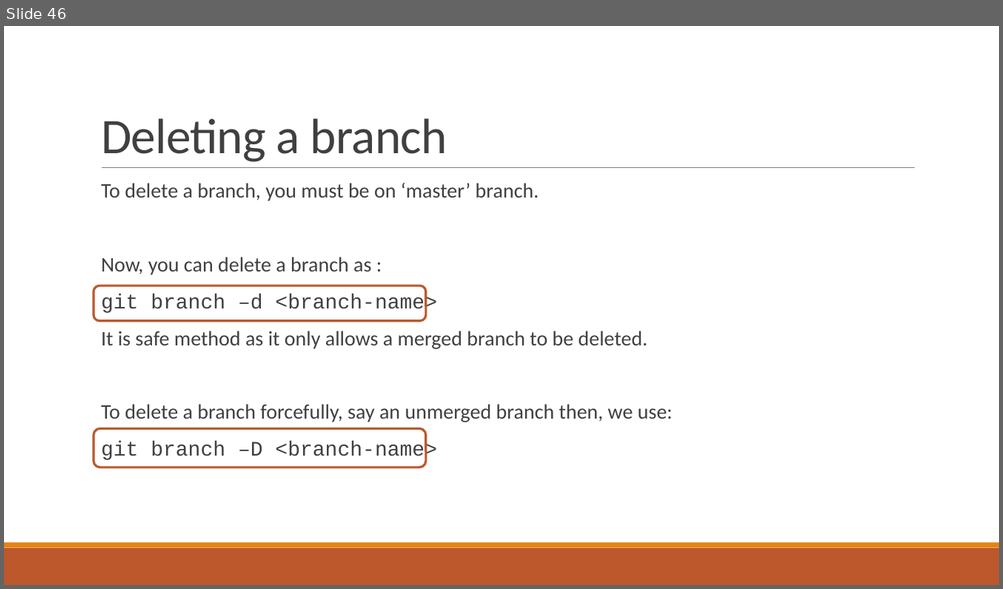
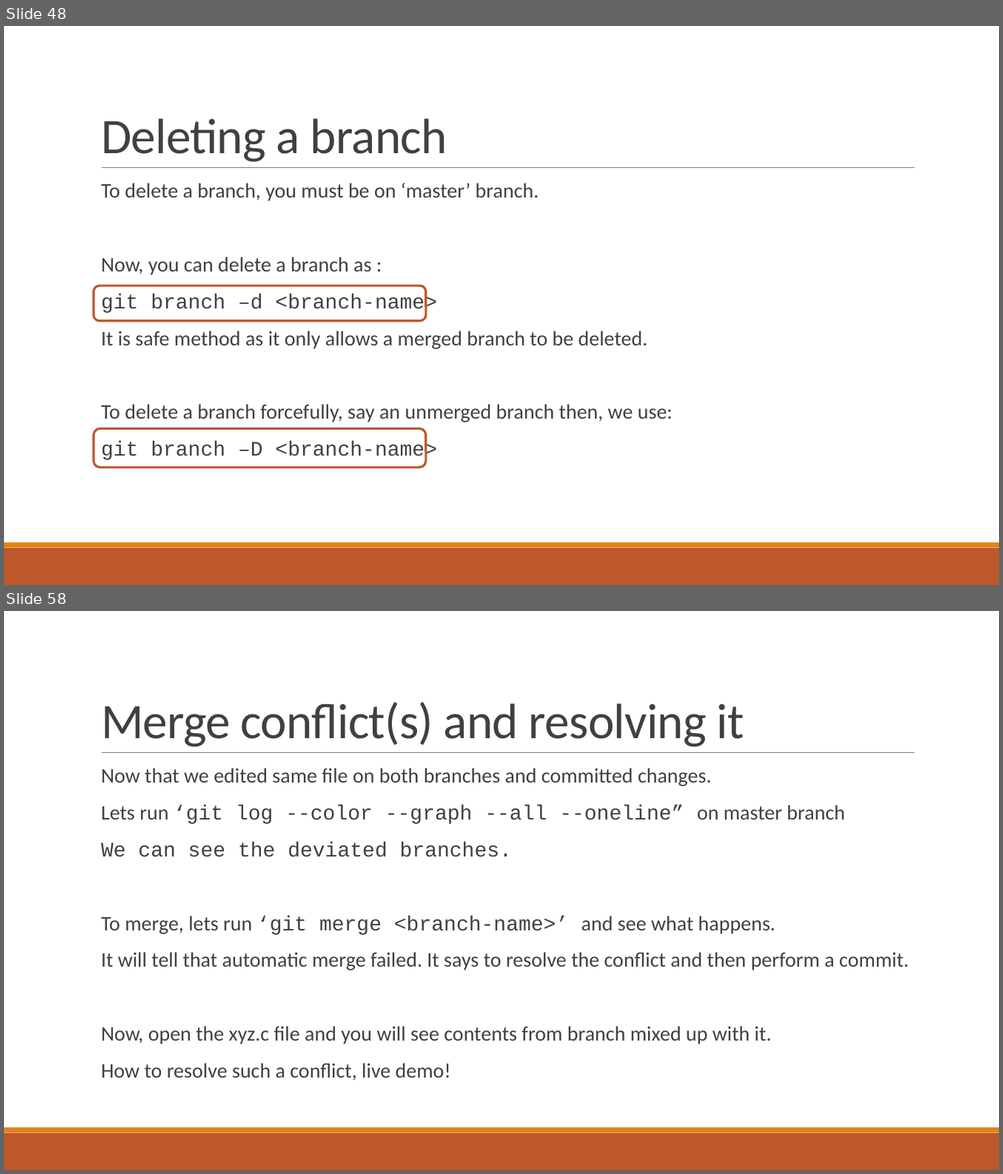
Before and after one commit to roshanlc/crash-course-on-git-and-github, a slide deck: Crash course on git and github.pptx. Shown one above the other, each under a label of ours: slide 46 before the commit, slides 48 and 58 after it; the slides between them are not shown. The pictures are 1003x589 and 1003x1174 pixels, drawn with LibreOffice and Linux fonts; fonts in the diff are those of the drawing. Boxes give left, top, right and bottom in pixels: in the first picture for what was removed or moved away, otherwise in the second. Text is boxed around its words. In the diff, an @@ line names an element or a change of style, - is before the commit and + after.

```diff
--- a/Crash course on git and github.pptx
+++ b/Crash course on git and github.pptx
@@ slide 58 added at (4,611,999,1170), background #FFFFFF; not listed: 3 template elements that a slide beside it also shows @@
@@ title added at (101,702,744,747), 48 pt, text #404040 @@
+Merge conflict(s) and resolving it
@@ text added at (101,768,908,1081), 20 pt, text #404040 @@
+  Now that we edited same file on both branches and committed changes.
+  Lets run ‘git log --color --graph --all --oneline” on master branch
+  We can see the deviated branches.
+  To merge, lets run ‘git merge <branch-name>’ and see what happens.
+  It will tell that automatic merge failed. It says to resolve the conflict and then perform a commit.
+  Now, open the xyz.c file and you will see contents from branch mixed up with it.
+  How to resolve such a conflict, live demo!
@@ what was slide 46 is now slide 48 @@
```
Also in this commit, not shown: 3 slides changed, 15 other slides added.
